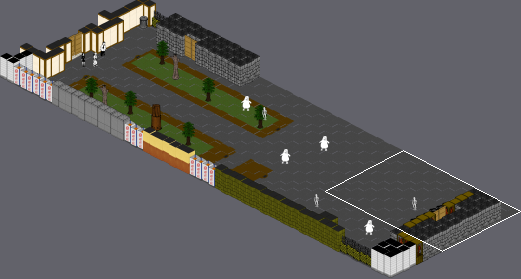
Tiled map -- src/data/streets01.tmx. Above: a wide view before the commit, with the close-up outlined.
Close-up. First the earlier version:
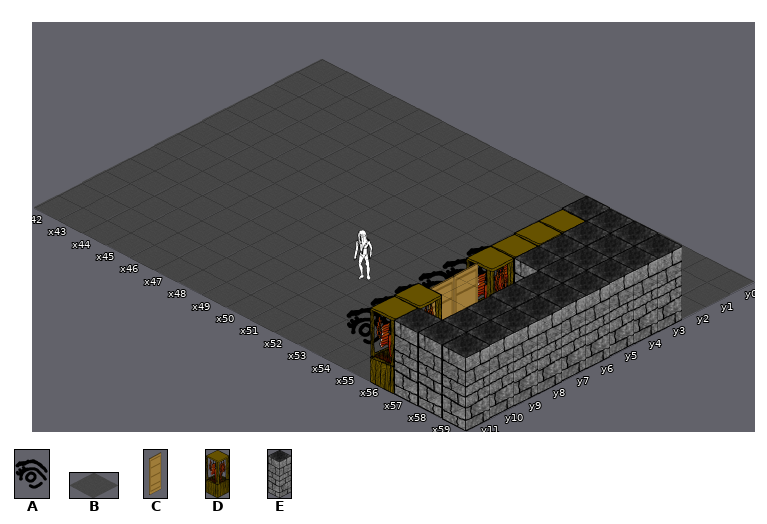
Cells are 250x129 px. Isometric: x runs down to the right, y down to the left. Shown: x 42..59, y 0..11. The commit also changed other parts of the map, which this record leaves out.
Key: from "actor_grid": A 13; from "tiles250x129": B 7; from "walls250x512": C 20, D 22, E 29.
_ is an empty cell.
Layers that did not change in this view are not listed.
Layer "background_layer" before, first column x 42:
 0 BBBBBBBBBBBBBBBBBB
 1 BBBBBBBBBBBBBBBBBB
 2 BBBBBBBBBBBBBBBBBB
 3 BBBBBBBBBBBBBBBBBB
 4 BBBBBBBBBBBBBBBBBB
 5 BBBBBBBBBBBBBBBBBB
 6 BBBBBBBBBBBBBBBBBB
 7 BBBBBBBBBBBBBBBBBB
 8 BBBBBBBBBBBBBBBBBB
 9 BBBBBBBBBBBBBBBBBB
10 BBBBBBBBBBBBBBBBBB
11 BBBBBBBBBBBBBBBBBB
Layer "walls_layer" before, first column x 42:
 0 __________________
 1 __________________
 2 __________________
 3 ______________EEEE
 4 ______________DEEE
 5 ____________A_DEEE
 6 ____________A_DEEE
 7 ____________A_D_EE
 8 ____________A_C_EE
 9 ____________A_C_EE
10 ____________A_D_EE
11 ______________DEEE
Once edited:
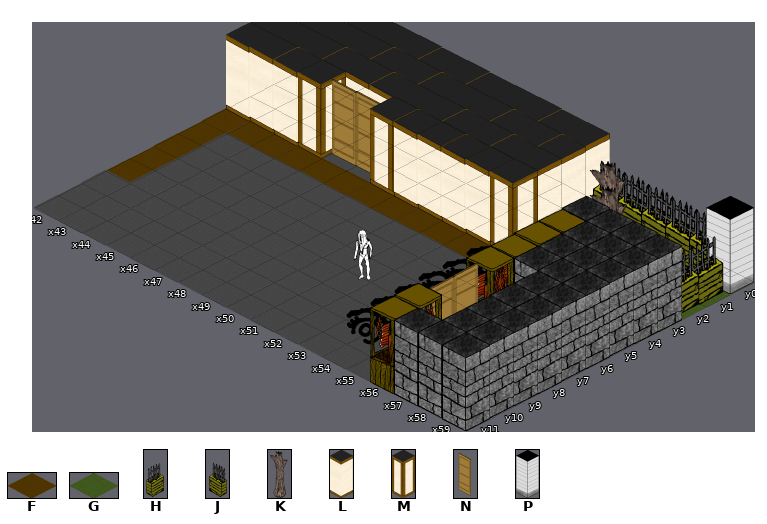
Further tiles: from "tiles250x129": F 8, G 16; from "walls250x512": H 9, J 10, K 11, L 16, M 17, N 21, P 28.
Changes in this commit:
Layer "background_layer":
y 0: x 55..59 BBBBB -> GGGGG
y 1: x 58..59 BB -> GG
y 2: x 59 B -> G
y 4: x 42..53 BBBBBBBBBBBB -> FFFFFFFFFFFF
y 5..8: x 42 B -> F
Layer "walls_layer":
y 0: x 42..59 __________________ -> LLLLLLLLLLLLJJJJJP
y 1: x 42..53 ____________ -> LLLLLLLLLLLL; x 55 _ -> K; x 59 _ -> H
y 2: x 42..53 ____________ -> LLLLLLLLLLLL; x 56 _ -> K; x 59 _ -> H
y 3: x 42..53 ____________ -> LLLMNNMLLLLM
Boxes around the changes in both close-ups, in picture pixels (x1, y1, x2, y2):
changed: (107, 22, 754, 319)
